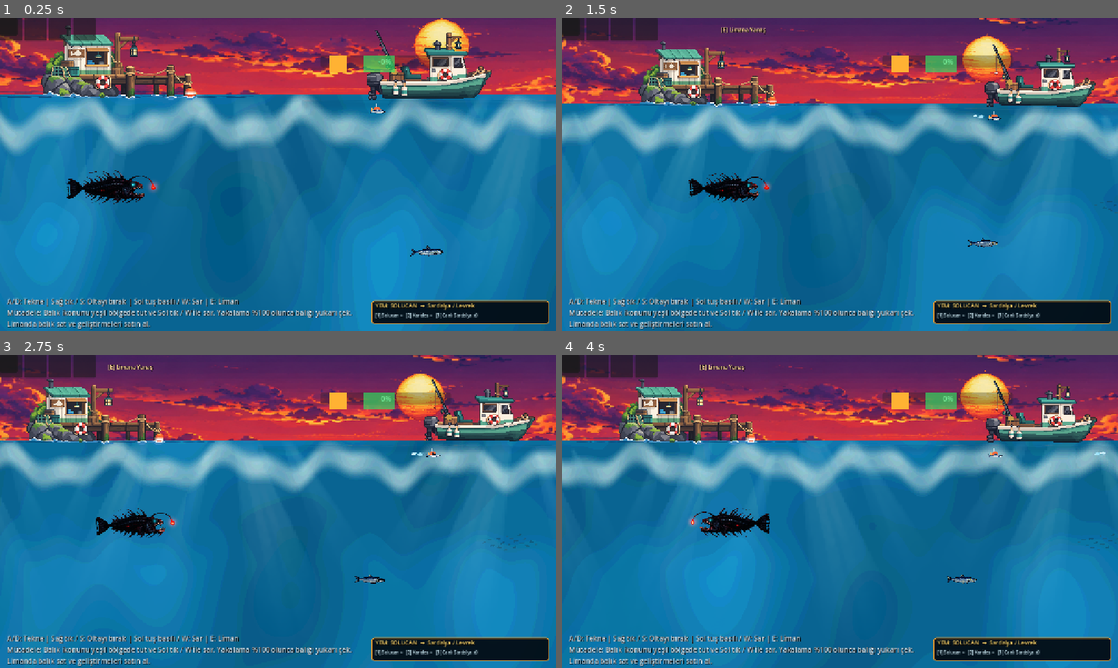
Above: before the commit, frames 1-4 (two rows, left to right).
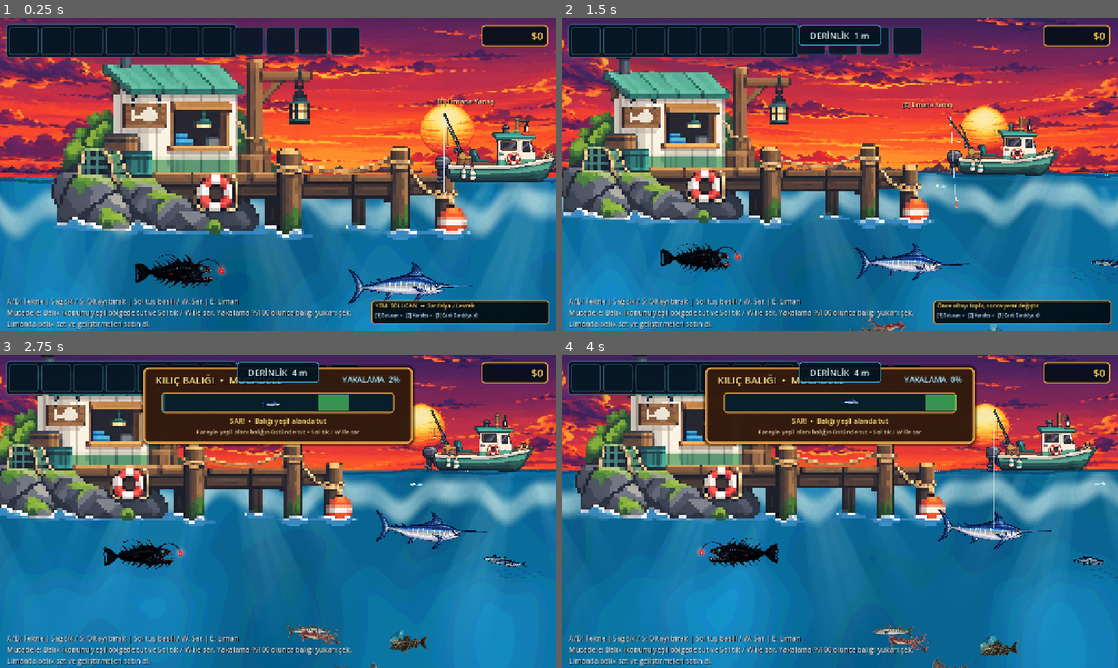
Above: after the commit, the same moments.

Repository: mirackayademir/TinyFisher
Game: Godot game, scene res://scenes/world.tscn
The game is run twice, just before and just after one commit, with the same random seed, the same clock (stepped at 60 frames per second) and the same inputs.
Inputs (mouse positions are in pixels of both pictures, inside the frame that each line leads up to):
- Up to frame 1 (0.25 s): no input
- Up to frame 2 (1.5 s): tap Enter at 0.5 s; move the mouse to (962, 158) at 0.52 s; hold D (move_right) 0.53-1.28 s; tap E (dock) at 0.6 s; click (962, 158) at 0.67 s; move the mouse to (728, 190) at 1.27 s; hold S from 1.28 s (still down); tap 1 at 1.35 s
- Up to frame 3 (2.75 s): move the mouse to (333, 442) at 2.02 s; release S at 2.03 s; hold D (move_right) from 2.03 s (still down); tap 2 at 2.1 s
- Up to frame 4 (4 s): move the mouse to (812, 574) at 2.77 s; release D (move_right) at 2.78 s; hold W 2.78-3.53 s; tap 3 at 2.85 s; click (812, 574) at 2.92 s; move the mouse to (1006, 558) at 3.52 s; hold A (move_left) from 3.53 s (still down); tap E (dock) at 3.6 s

The runs differ from the first frame. In frame 1, 65% of the frame differs, in the area x 0-100%, y 0-100%; in frame 2, 60%; in frame 3, 51%; in frame 4, 50%.
Error before the commit: Parse Error: Could not preload resource script "res://scenes/fish_catalog.gd". (res://scenes/hook.gd:3)

Commit message:
fix: clean fish catalog after anglerfish removal

Diff:
--- a/scenes/fish_catalog.gd
+++ b/scenes/fish_catalog.gd
@@ -188,7 +188,6 @@
 		"tension": [31.0, 22.0, 12.0],
 		"asset_status": "animated_user_art_harbor_test"
 	},
-	,
 	"Barakuda": {
 		"value": 160,
 		"habitat": "Açık deniz / avcı",
